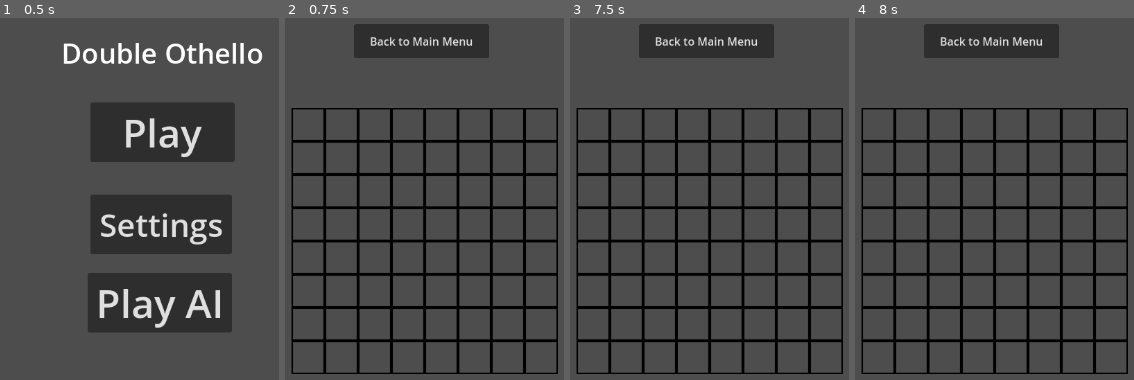
Above: before the commit, frames 1-4 (left to right).
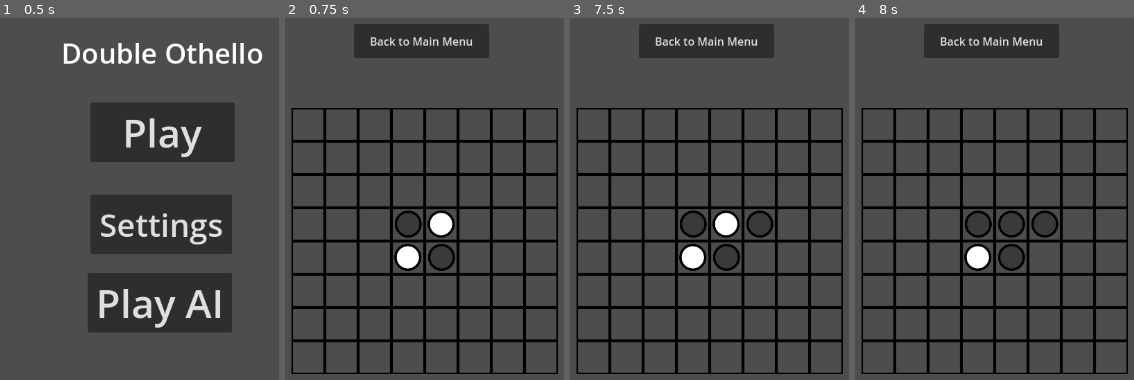
Above: after the commit, the same moments.

Repository: OGSteinglass/FinalProjectEPSGame
Game: Godot game, scene res://main_screen.tscn
Two runs of this game, one before a commit and one after it. Both use one fixed random seed, a clock stepped at 60 frames per second and the inputs below.
Inputs (mouse positions are in pixels of both pictures, inside the frame that each line leads up to):
- Up to frame 1 (0.5 s): no input
- Up to frame 2 (0.75 s): click "Play" at 0.5 s
- Up to frame 3 (7.5 s): click "Back to Main Menu" at 1.25 s; click "Play" at 2 s; tap Enter at 2.75, 4.25, 5.75 s; move the mouse to (outside the picture) at 2.77 s; click (outside the picture) at 2.92 s; tap Space at 3.5, 5, 6.5 s; move the mouse to (570, 249) at 3.52 s; click (570, 249) at 3.67 s; move the mouse to (809, 126) at 4.27 s; click (809, 126) at 4.42 s; move the mouse to (689, 314) at 5.02 s; click (689, 314) at 5.17 s; move the mouse to (outside the picture) at 5.77 s; click (outside the picture) at 5.92 s; move the mouse to (outside the picture) at 6.52 s; click (outside the picture) at 6.67 s; move the mouse to (770, 227) at 7.27 s; click (770, 227) at 7.42 s
- Up to frame 4 (8 s): no input

Frame 1 is identical in both runs. In frame 2, 1.6% of the frame differs, in the area x 39-61%, y 53-70%; in frame 3, 1.8%, in the area x 39-74%, y 53-70%; in frame 4, 1.5%.

Commit message:
made the game playable with graphicsmade the game playable with graphics

Diff:
--- a/godot_project/GameBoard.gd
+++ b/godot_project/GameBoard.gd
@@ -1,5 +1,5 @@
 extends TileMap
-
+var game_tile = preload("res://game_tile.tscn")
 enum State {BlackTurn, WhiteTurn, BlackWin, WhiteWin, Draw}
 const MOVE_WEIGHT = 4
 const SCORE_WEIGHT = 1
@@ -17,6 +17,8 @@
 	[0,0,0,0,0,0,0,0],
 	[0,0,0,0,0,0,0,0]
 ]
+var rendered_game_board = []
+
 
 #flips all the cells that should be flipped in the direction of the input
 
@@ -53,12 +55,17 @@
 
 
 func _ready():
+
+	for i in range(8):
+		rendered_game_board.append([])
+		for j in range(8):
+			rendered_game_board[i].append(game_tile.instantiate())
+			add_child(rendered_game_board[i][j])
+			print("instatiated")
+			rendered_game_board[i][j].position = map_to_local(Vector2(j,i))
 	print_board(game_board)
-	print(is_legal_move(game_board,1,2,4))
-	print(get_legal_moves(game_board,2))
 	print_board(game_board)
-	print(simple_evaluate(game_board,1))
-
+	render(game_board)
 func print_board(board):
 	for i in board:
 		print(i)
@@ -219,3 +226,26 @@
 		if best_eval< evaluate(new_board,target_color,depth-1):
 			best_move=moves[i]
 	return best_move
+
+func render(board):
+	for i in range(8):
+		for j in range(8):
+			rendered_game_board[i][j].set_state(board[i][j])
+			print(rendered_game_board[i][j].position)
+			print(rendered_game_board[i][j].visible)
+
+func _unhandled_input(event):
+	if event is InputEventMouseButton:
+		if event.button_index == MOUSE_BUTTON_LEFT and event.pressed:
+
+			var clicked_cell = local_to_map(event.position/scale.x-position/scale.x)
+			print(clicked_cell)
+			if clicked_cell.x<=7 and clicked_cell.x>=0 and clicked_cell.y<=7 and clicked_cell.y>=0:
+				var color=0
+				if curstate==State.BlackTurn:
+					color=1
+				if curstate==State.WhiteTurn:
+					color=2
+				if (is_legal_move(game_board,color,clicked_cell.x,clicked_cell.y)):
+					move(color,clicked_cell.x,clicked_cell.y,game_board,true)
+					render(game_board)
--- a/godot_project/game_2_player.tscn
+++ b/godot_project/game_2_player.tscn
@@ -25,7 +25,10 @@
 scale = Vector2(3, 3)
 tile_set = SubResource("TileSet_yehpb")
 format = 2
-layer_0/tile_data = PackedInt32Array(0, 0, 0, 65536, 0, 0, 131072, 0, 0, 196608, 0, 0, 262144, 0, 0, 327680, 0, 0, 393216, 0, 0, 458752, 0, 0, 1, 0, 0, 65537, 0, 0, 131073, 0, 0, 196609, 0, 0, 262145, 0, 0, 327681, 0, 0, 393217, 0, 0, 458753, 0, 0, 2, 0, 0, 65538, 0, 0, 131074, 0, 0, 196610, 0, 0, 262146, 0, 0, 327682, 0, 0, 393218, 0, 0, 458754, 0, 0, 3, 0, 0, 65539, 0, 0, 131075, 0, 0, 196611, 0, 0, 262147, 0, 0, 327683, 0, 0, 393219, 0, 0, 458755, 0, 0, 4, 0, 0, 65540, 0, 0, 131076, 0, 0, 196612, 0, 0, 262148, 0, 0, 327684, 0, 0, 393220, 0, 0, 458756, 0, 0, 5, 0, 0, 65541, 0, 0, 131077, 0, 0, 196613, 0, 0, 262149, 0, 0, 327685, 0, 0, 393221, 0, 0, 458757, 0, 0, 6, 0, 0, 65542, 0, 0, 131078, 0, 0, 196614, 0, 0, 262150, 0, 0, 327686, 0, 0, 393222, 0, 0, 458758, 0, 0, 7, 0, 0, 65543, 0, 0, 131079, 0, 0, 196615, 0, 0, 262151, 0, 0, 327687, 0, 0, 393223, 0, 0, 458759, 0, 0)
+layer_0/name = "game"
 script = ExtResource("3_88f8x")
 
+[node name="Game Tile" parent="GameBoard" instance=ExtResource("2_kbtlo")]
+position = Vector2(8, 8)
+
 [connection signal="pressed" from="Menu button" to="Menu button" method="_on_pressed"]
--- a/godot_project/game_tile.gd
+++ b/godot_project/game_tile.gd
@@ -11,9 +11,9 @@
 	elif state == State.White:
 		$AnimatedSprite2D.play("white")
 	elif state == State.FlippingBlack:
-		$AnimatedSprite2D.play("flip")
+		$AnimatedSprite2D.play("flip_black")
 	elif state == State.FlippingWhite:
-		$AnimatedSprite2D.play_backwards("flip")
+		$AnimatedSprite2D.play("flip_white")
 
 func _ready():
 	switch_to(State.Empty)
@@ -24,3 +24,18 @@
 		switch_to(State.White)
 	elif curstate == State.FlippingBlack:
 		switch_to(State.Black)
+
+func set_state(color):
+	if color == 1:
+		if curstate==State.Empty:
+			switch_to(State.Black)
+		elif curstate!=State.Black:
+			switch_to(State.FlippingBlack)
+	if color == 2:
+		if curstate==State.Empty:
+			switch_to(State.White)
+		elif curstate!=State.White:
+			switch_to(State.FlippingWhite)
+
+	if color == 0:
+		switch_to(State.Empty)
--- a/godot_project/game_tile.tscn
+++ b/godot_project/game_tile.tscn
@@ -34,6 +34,30 @@
 [sub_resource type="AtlasTexture" id="AtlasTexture_pupfn"]
 atlas = ExtResource("1_tshsv")
 region = Rect2(484, 4, 96, 96)
+
+[sub_resource type="AtlasTexture" id="AtlasTexture_2helh"]
+atlas = ExtResource("1_tshsv")
+region = Rect2(484, 4, 96, 96)
+
+[sub_resource type="AtlasTexture" id="AtlasTexture_2y82x"]
+atlas = ExtResource("1_tshsv")
+region = Rect2(388, 4, 96, 96)
+
+[sub_resource type="AtlasTexture" id="AtlasTexture_h37bd"]
+atlas = ExtResource("1_tshsv")
+region = Rect2(292, 4, 96, 96)
+
+[sub_resource type="AtlasTexture" id="AtlasTexture_0mewy"]
+atlas = ExtResource("1_tshsv")
+region = Rect2(196, 4, 96, 96)
+
+[sub_resource type="AtlasTexture" id="AtlasTexture_jjd30"]
+atlas = ExtResource("1_tshsv")
+region = Rect2(100, 4, 96, 96)
+
+[sub_resource type="AtlasTexture" id="AtlasTexture_boh5u"]
+atlas = ExtResource("1_tshsv")
+region = Rect2(4, 4, 96, 96)
 
 [sub_resource type="AtlasTexture" id="AtlasTexture_o5puc"]
 atlas = ExtResource("1_tshsv")
@@ -77,7 +101,30 @@
 "texture": SubResource("AtlasTexture_pupfn")
 }],
 "loop": false,
-"name": &"flip",
+"name": &"flip_black",
+"speed": 15.0
+}, {
+"frames": [{
+"duration": 1.0,
+"texture": SubResource("AtlasTexture_2helh")
+}, {
+"duration": 1.0,
+"texture": SubResource("AtlasTexture_2y82x")
+}, {
+"duration": 1.0,
+"texture": SubResource("AtlasTexture_h37bd")
+}, {
+"duration": 1.0,
+"texture": SubResource("AtlasTexture_0mewy")
+}, {
+"duration": 1.0,
+"texture": SubResource("AtlasTexture_jjd30")
+}, {
+"duration": 1.0,
+"texture": SubResource("AtlasTexture_boh5u")
+}],
+"loop": false,
+"name": &"flip_white",
 "speed": 15.0
 }, {
 "frames": [{
@@ -95,7 +142,7 @@
 [node name="AnimatedSprite2D" type="AnimatedSprite2D" parent="."]
 scale = Vector2(0.164225, 0.164225)
 sprite_frames = SubResource("SpriteFrames_aew02")
-animation = &"black"
+animation = &"flip_white"
 autoplay = "empty"
 
 [connection signal="animation_finished" from="AnimatedSprite2D" to="." method="_on_animated_sprite_2d_animation_finished"]
Not shown: 1 places in godot_project/game_tile.tscn that only renumber resources
